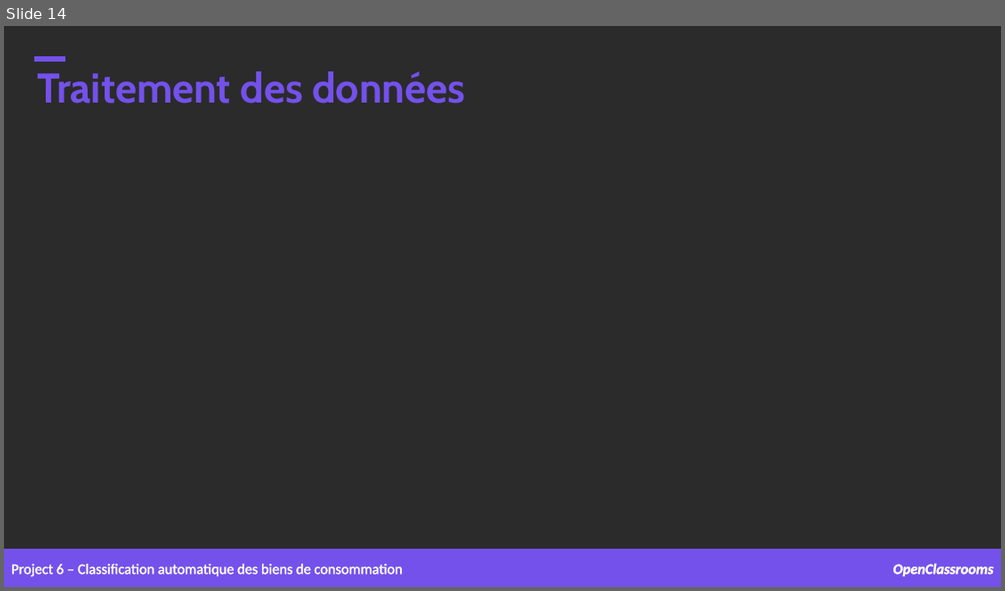
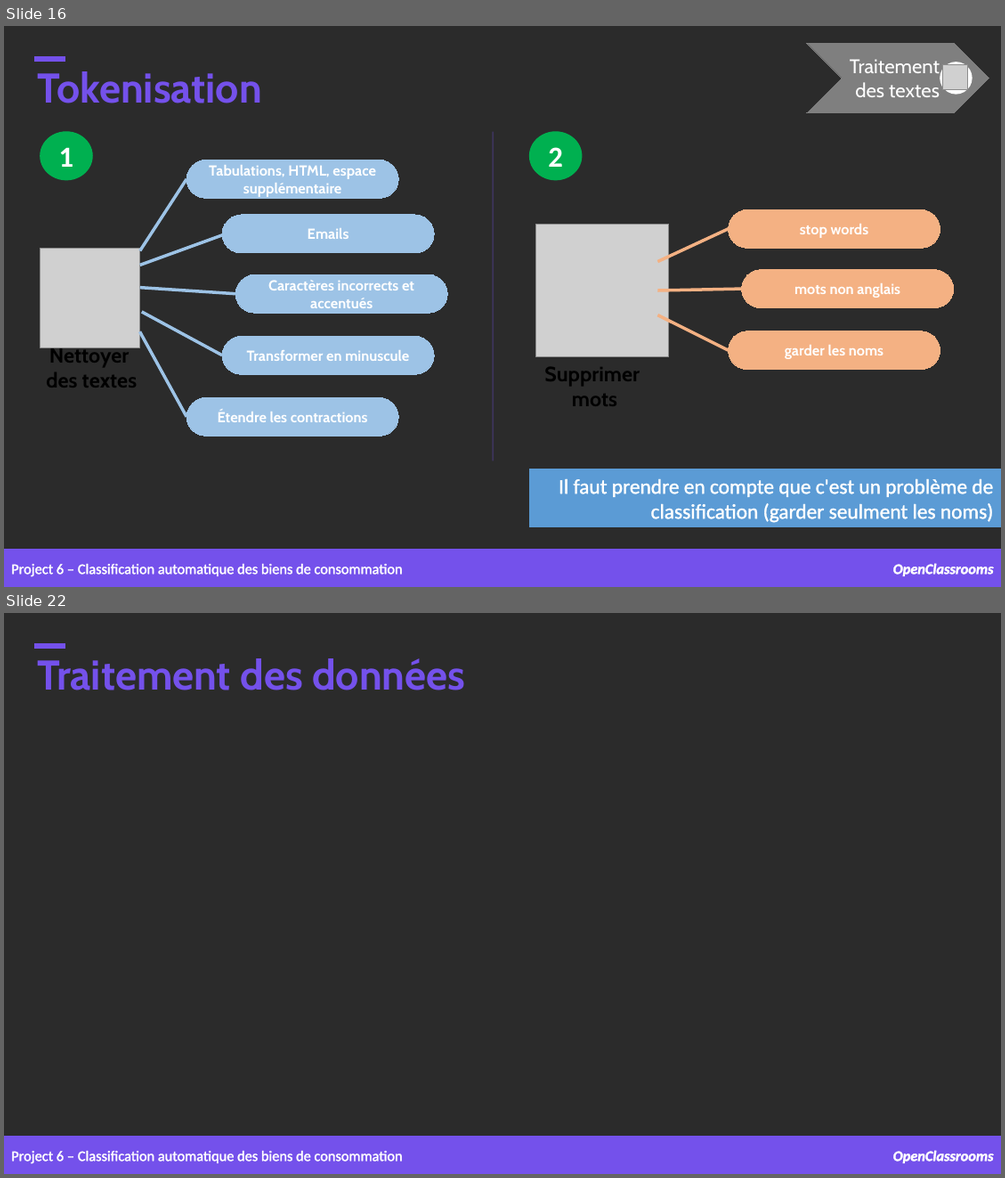
Before and after one commit to samirhinojosa/OC-P6-automatically-classify-consumer-goods, a slide deck: supports/P6_presentation_final.pptx. Shown one above the other, each under a label of ours: slide 14 before the commit, slides 16 and 22 after it; the slides between them are not shown. The pictures are 1005x591 and 1005x1178 pixels, drawn with LibreOffice and Linux fonts; fonts in the diff are those of the drawing; grey boxes stand for pictures; background and template pictures are left out; a plain dark background stands for a picture behind light text. Boxes give left, top, right and bottom in pixels: in the first picture for what was removed or moved away, otherwise in the second. Text is boxed around its words. In the diff, an @@ line names an element or a change of style, - is before the commit and + after.

```diff
--- a/supports/P6_presentation_final.pptx
+++ b/supports/P6_presentation_final.pptx
@@ slide 16 added at [4,26,1001,587], background picture (left out) @@
@@ rectangle added at [34,56,65,61], fill #7451EB, outline #7451EB 1 pt @@
@@ text added at [37,71,262,103], 40 pt, text #7451EB, bold @@
+Tokenisation
@@ group added at [807,43,989,113]: 1 chevron, 1 text, 1 ellipse, 1 picture @@
+Traitement des textes
@@ ellipse added at [40,132,93,180], fill #00B050, outline #00B050 1 pt, 28 pt, text #FFFFFF, bold @@
+1
@@ line added from (493, 131) to (493, 460), #7451EB 1.5 pt @@
@@ ellipse added at [530,132,582,180], fill #00B050, outline #00B050 1 pt, 28 pt, text #FFFFFF, bold @@
+2
@@ line added from (140, 251) to (186, 179), #9DC3E6 3 pt @@
@@ rounded rectangle added at [186,160,398,198], fill #9DC3E6, outline #9DC3E6 0.75 pt, 14 pt, text #FFFFFF, bold @@
+Tabulations, HTML, espace supplémentaire
@@ rounded rectangle added at [728,210,940,248], fill #F4B183, outline #F4B183 0.75 pt, 14 pt, text #FFFFFF, bold @@
+stop words
@@ line added from (140, 265) to (226, 234), #9DC3E6 3 pt @@
@@ rounded rectangle added at [222,215,434,253], fill #9DC3E6, outline #9DC3E6 0.75 pt, 14 pt, text #FFFFFF, bold @@
+Emails
@@ picture added at [535,224,669,357] @@
@@ line added from (657, 262) to (728, 229), #F4B183 3 pt @@
@@ picture added at [40,248,140,347] @@
@@ line added from (140, 288) to (235, 294), #9DC3E6 3 pt @@
@@ rounded rectangle added at [235,274,447,313], fill #9DC3E6, outline #9DC3E6 0.75 pt, 14 pt, text #FFFFFF, bold @@
+Caractères incorrects et accentués
@@ line added from (657, 290) to (741, 289), #F4B183 3 pt @@
@@ rounded rectangle added at [741,270,953,308], fill #F4B183, outline #F4B183 0.75 pt, 14 pt, text #FFFFFF, bold @@
+mots non anglais
@@ line added from (142, 312) to (222, 355), #9DC3E6 3 pt @@
@@ line added from (657, 314) to (728, 351), #F4B183 3 pt @@
@@ text added at [46,345,137,387], 20 pt, text #000000, bold @@
+Nettoyer
+des textes
@@ line added from (140, 332) to (186, 417), #9DC3E6 3 pt @@
@@ rounded rectangle added at [222,337,434,375], fill #9DC3E6, outline #9DC3E6 0.75 pt, 14 pt, text #FFFFFF, bold @@
+Transformer en minuscule
@@ rounded rectangle added at [728,331,940,370], fill #F4B183, outline #F4B183 0.75 pt, 14 pt, text #FFFFFF, bold @@
+garder les noms
@@ text added at [544,367,639,406], 20 pt, text #000000, bold @@
+Supprimer
+mots
@@ rounded rectangle added at [186,398,398,435], fill #9DC3E6, outline #9DC3E6 0.75 pt, 14 pt, text #FFFFFF, bold @@
+Étendre les contractions
@@ rectangle added at [530,469,1001,527], fill #5B9BD5, outline #5B9BD5 0.75 pt, 20 pt, text #FFFFFF @@
+Il faut prendre en compte que c'est un problème de classification (garder seulment les noms)
@@ rectangle added at [4,549,1001,587], fill #7451EB, outline #7451EB 1 pt @@
@@ text added at [11,564,402,577], 14 pt, text #FFFFFF @@
+Project 6 – Classification automatique des biens de consommation
@@ text added at [893,563,994,576], 14 pt, text #FFFFFF, bold, italic @@
+OpenClassrooms
@@ what was slide 14 is now slide 22 @@
```
Also in this commit, not shown: 2 slides changed, 10 other slides added, 2 other files.
